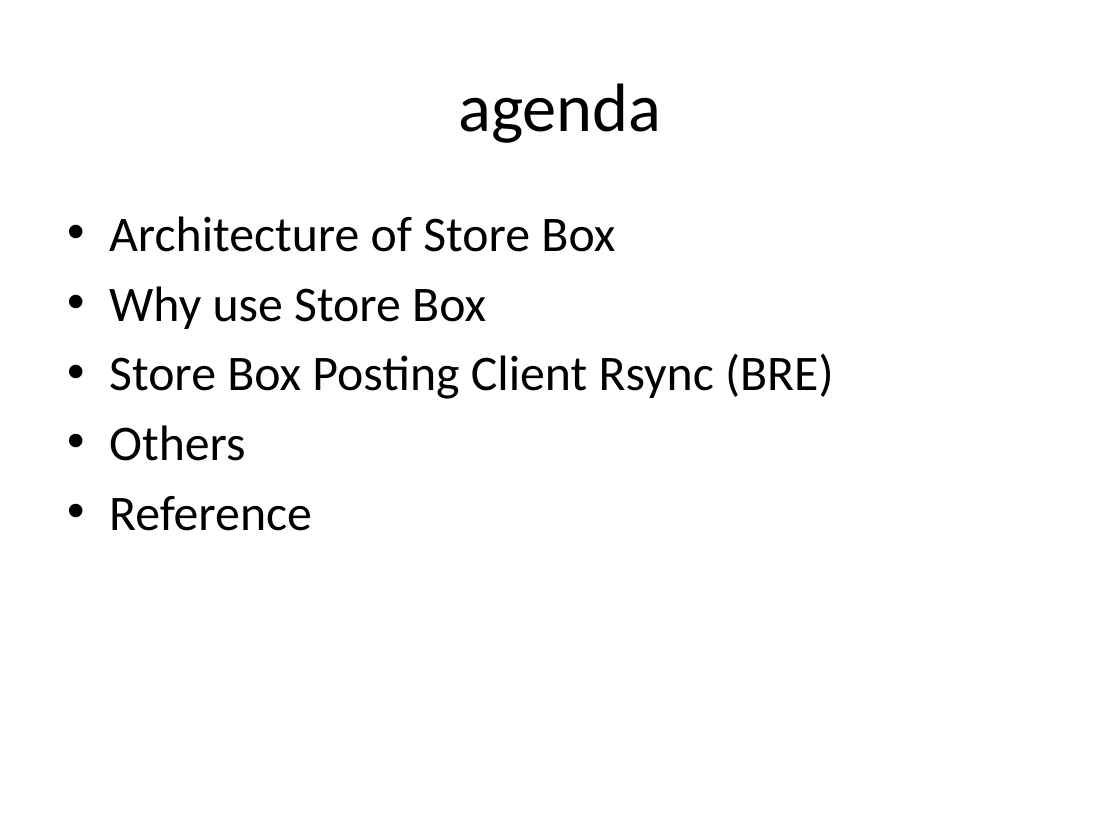
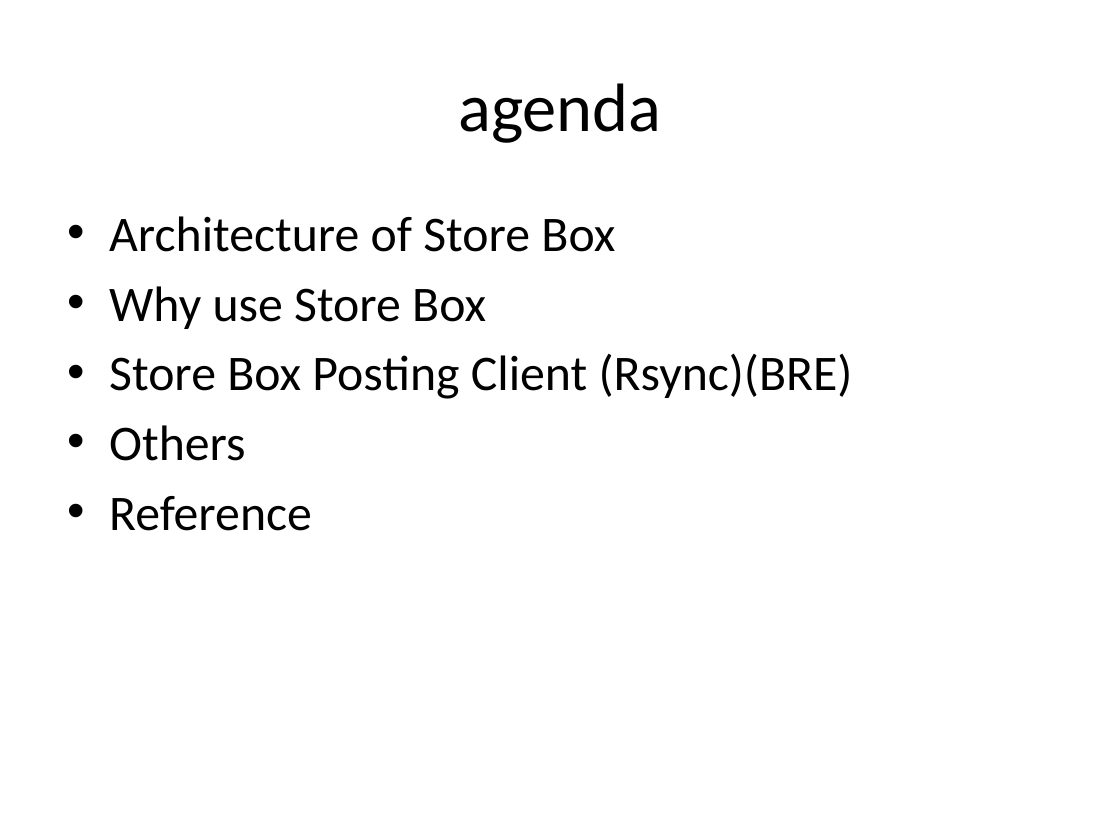
Before and after one commit to conail/buildrelease, a slide deck: slide 2 of Trunk/bredoc/StoreBox-central_storage_and_quick_posting.pptx. Drawn at 1120x840 pixels with LibreOffice and Linux fonts; fonts in the diff are those of the drawing. Boxes give left, top, right and bottom in pixels: in the first picture for what was removed or moved away, otherwise in the second. Text is boxed around its words. In the diff, an @@ line names an element or a change of style, - is before the commit and + after.

```diff
--- a/Trunk/bredoc/StoreBox-central_storage_and_quick_posting.pptx
+++ b/Trunk/bredoc/StoreBox-central_storage_and_quick_posting.pptx
@@ text at bbox=[109, 353, 853, 399]: text changed @@
-• Store Box Posting Client Rsync (BRE)
+• Store Box Posting Client (Rsync)(BRE)
```
Also in this commit, not shown: 4 other slides changed, 3 slides added, 1 slide removed, 9 other files.
